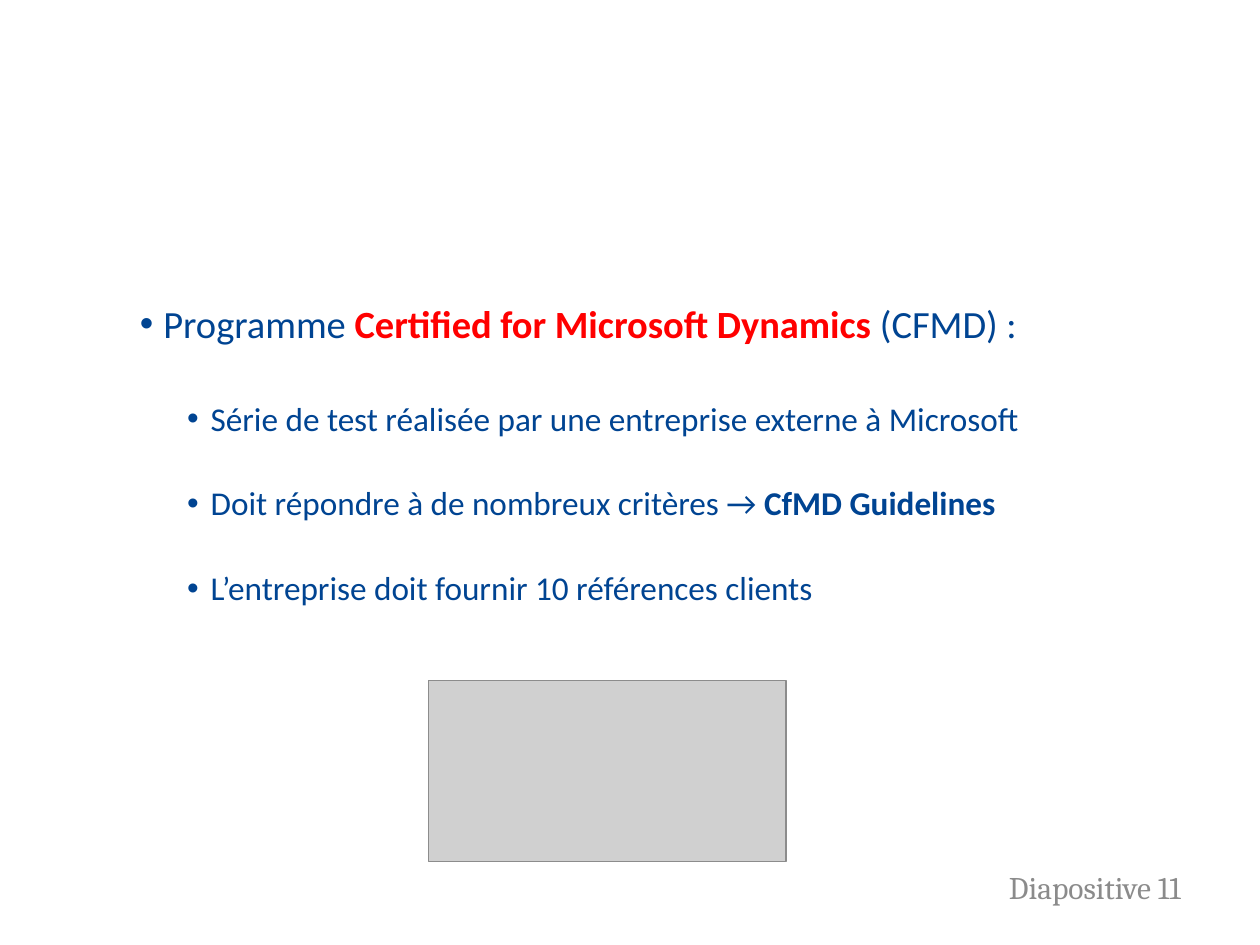
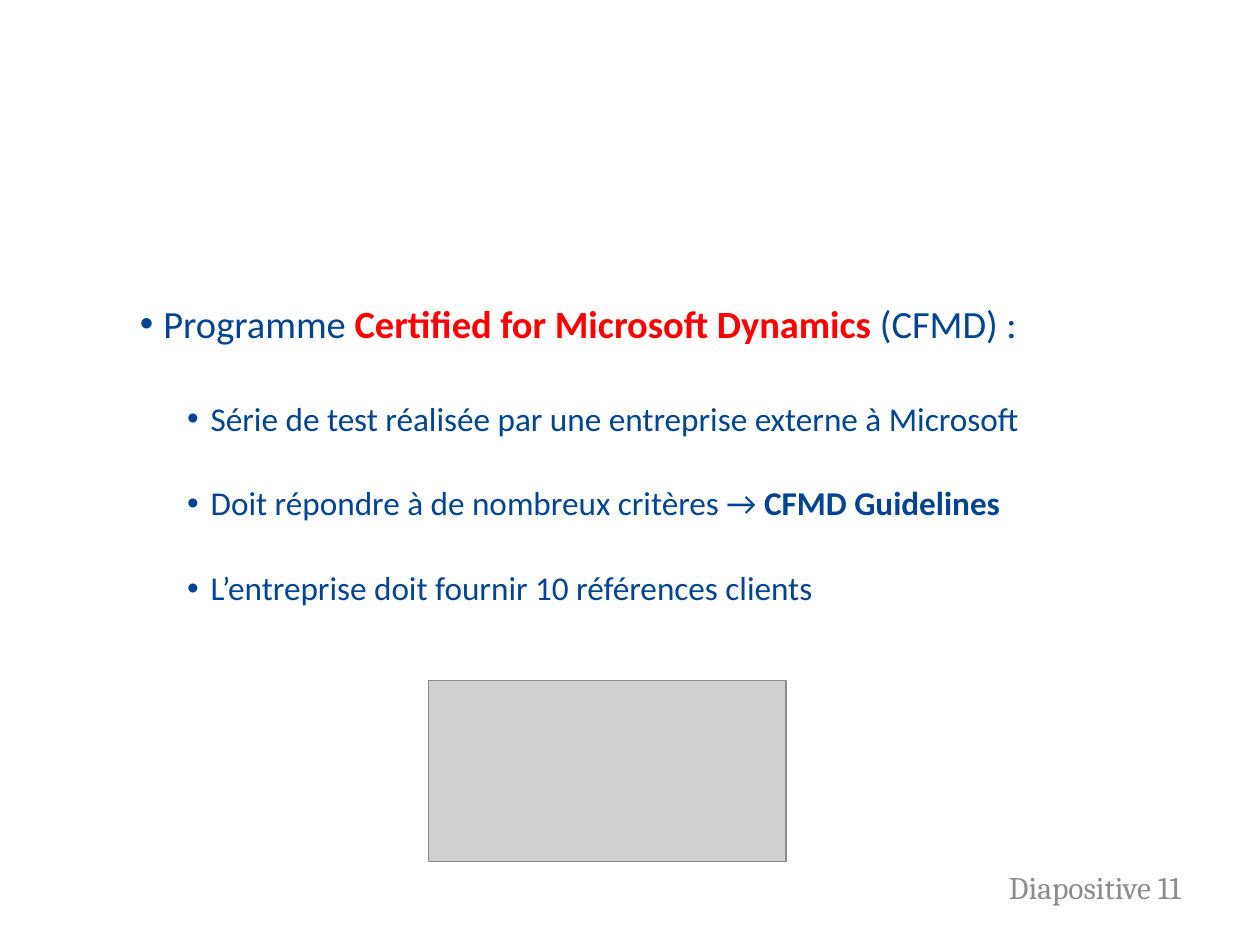
Before and after one commit to FlorentALAPETITE/Rapport_Stage_2017, a slide deck: slide 11 of Soutenance_Stage.pptx. Drawn at 1260x945 pixels with LibreOffice and Linux fonts; fonts in the diff are those of the drawing; grey boxes stand for pictures; background and template pictures are left out. Boxes give left, top, right and bottom in pixels: in the first picture for what was removed or moved away, otherwise in the second. Text is boxed around its words. In the diff, an @@ line names an element or a change of style, - is before the commit and + after.

```diff
--- a/Soutenance_Stage.pptx
+++ b/Soutenance_Stage.pptx
@@ text at (211,491,1000,521): text changed @@
-  • Doit répondre à de nombreux critères → CfMD Guidelines
+  • Doit répondre à de nombreux critères → CFMD Guidelines
```
Also in this commit, not shown: 1 other file.
